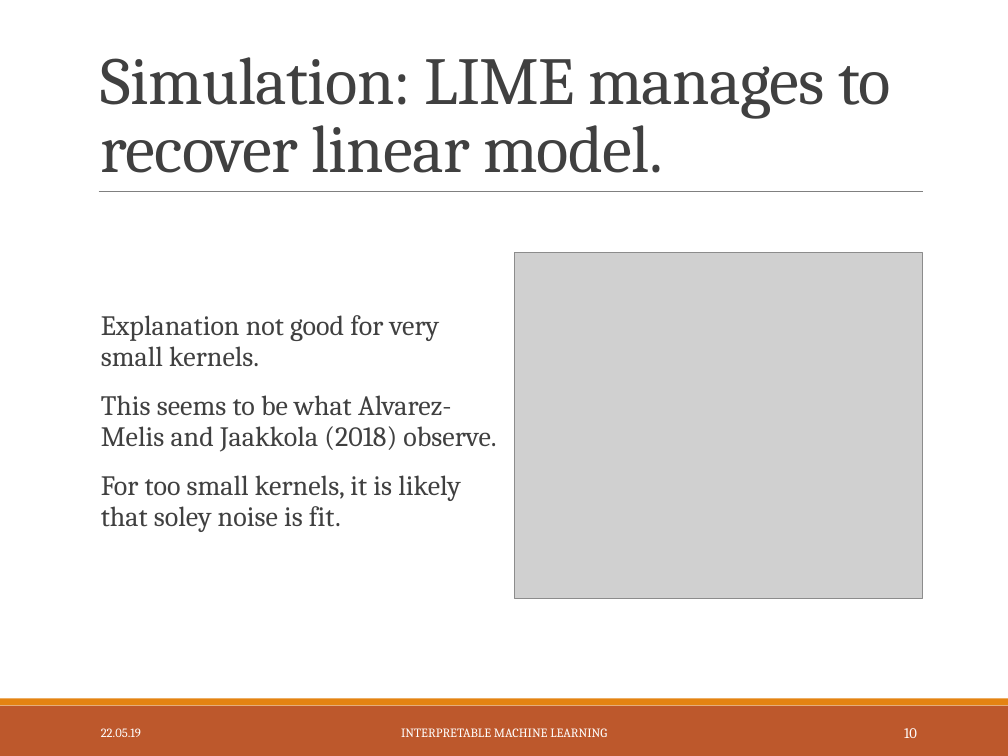
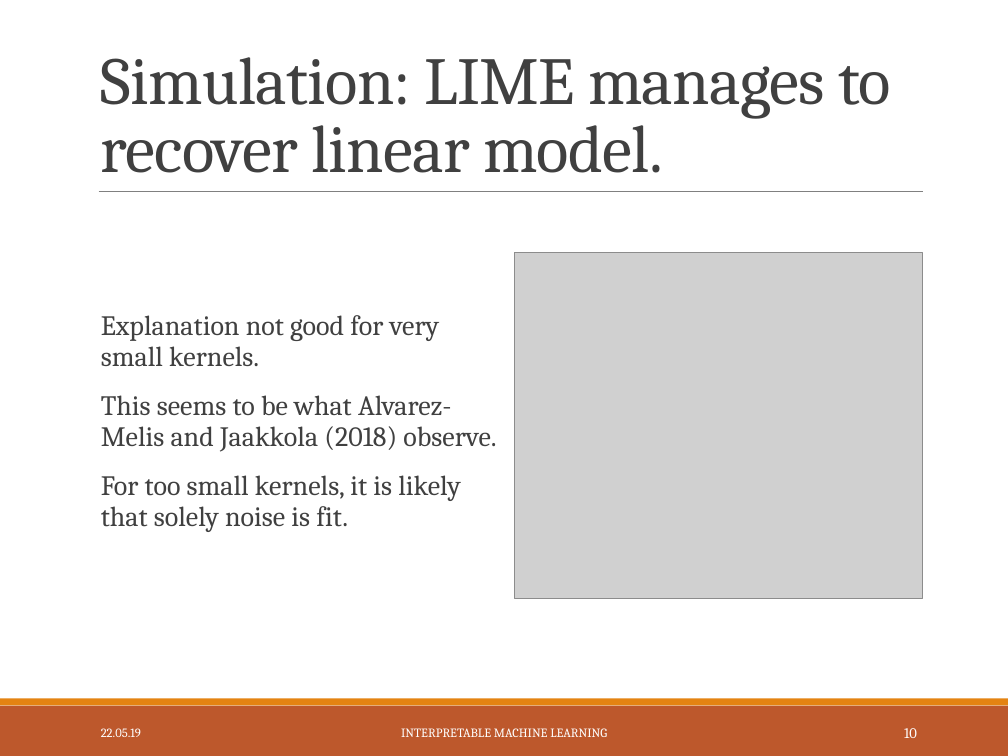
Before and after one commit to slds-lmu/iml_methods_limitations, a slide deck: slide 11 of Slides/LIME-neighbourhood.pptx. Drawn at 1008x756 pixels with LibreOffice and Linux fonts; fonts in the diff are those of the drawing; grey boxes stand for pictures. Boxes give left, top, right and bottom in pixels: in the first picture for what was removed or moved away, otherwise in the second. Text is boxed around its words. In the diff, an @@ line names an element or a change of style, - is before the commit and + after.

```diff
--- a/Slides/LIME-neighbourhood.pptx
+++ b/Slides/LIME-neighbourhood.pptx
@@ text at [101, 475, 461, 532]: text changed @@
-  For too small kernels, it is likely that soley noise is fit.
+  For too small kernels, it is likely that solely noise is fit.
```
Also in this commit, not shown: 8 other slides changed, 1 slide removed, 14 other files.
